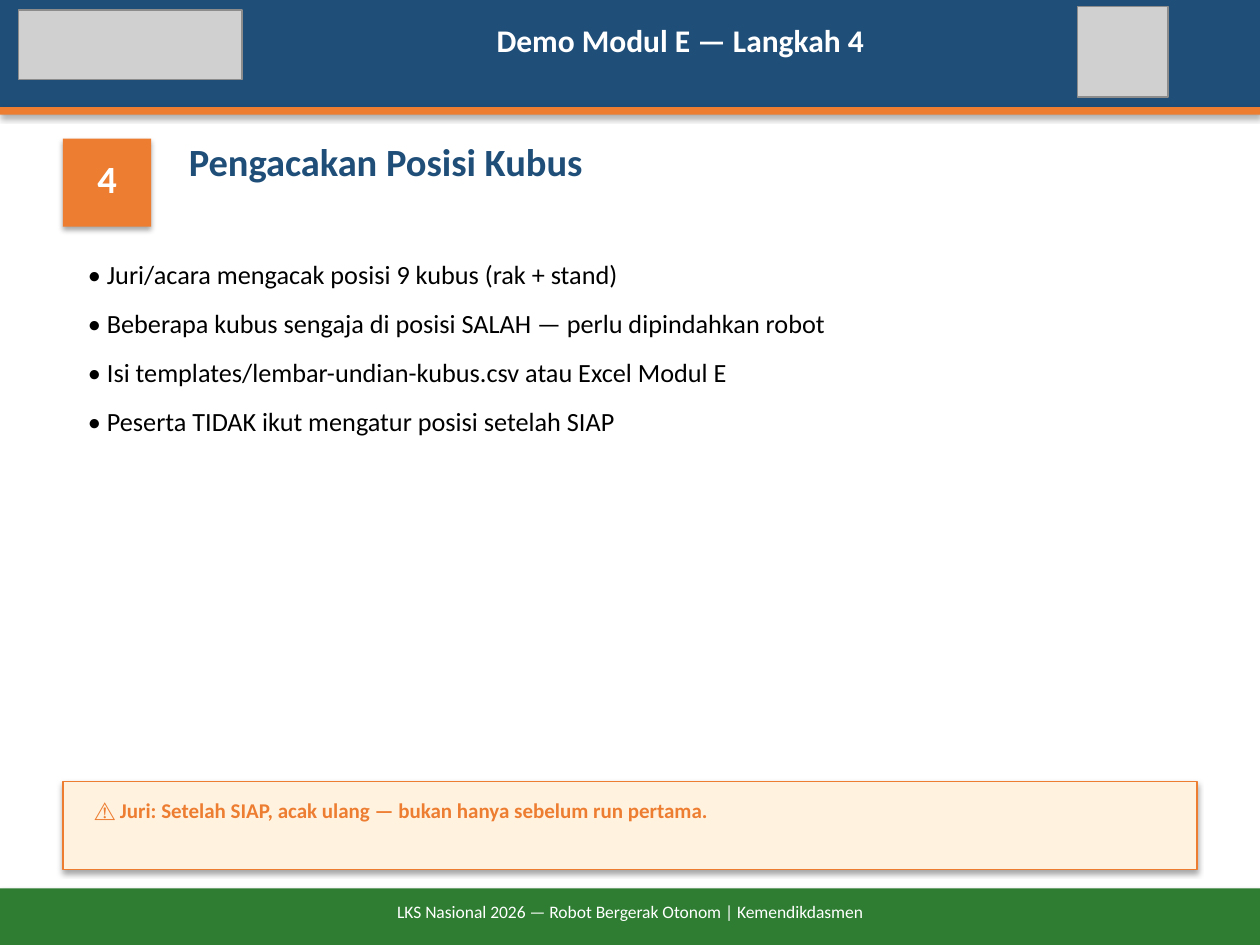
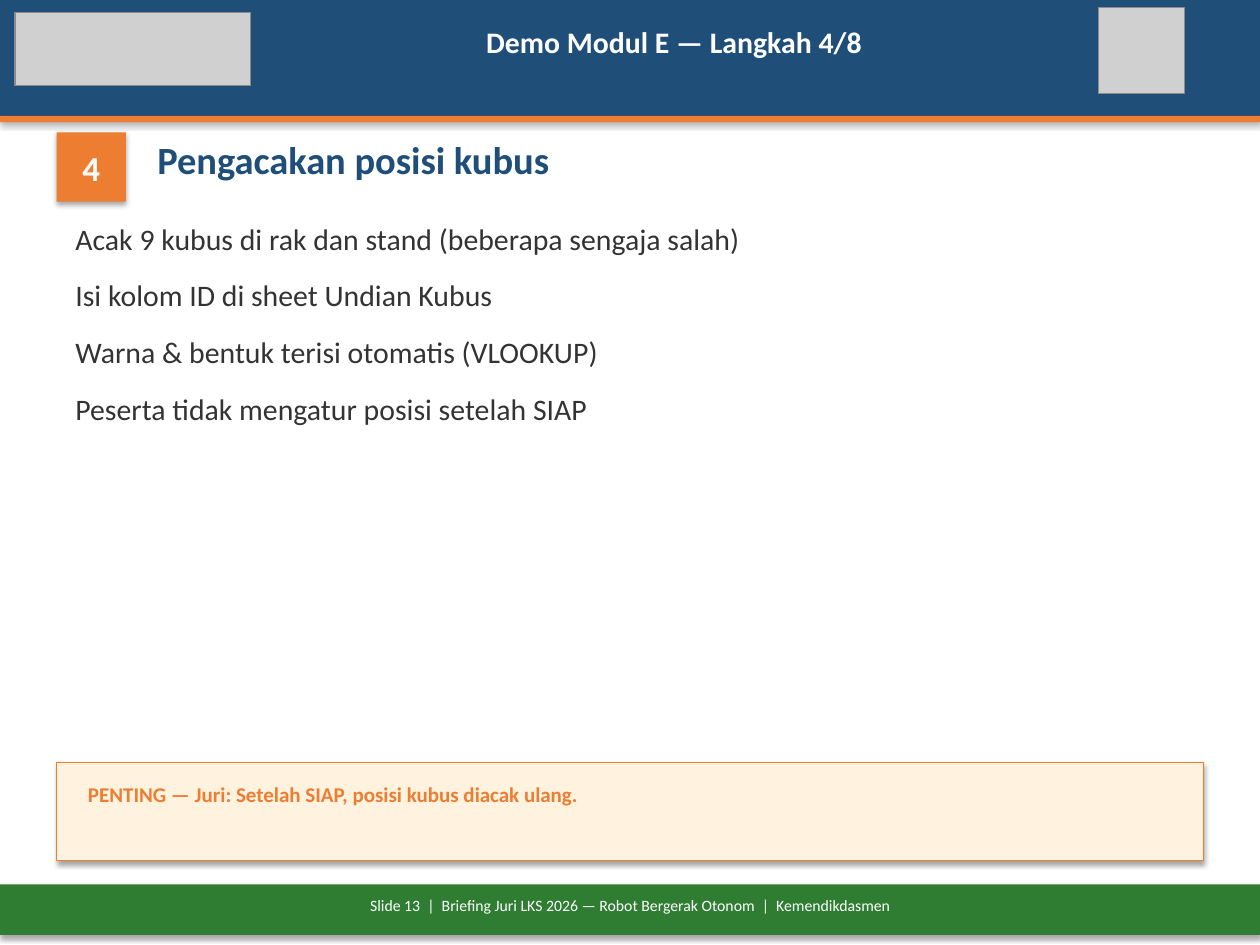
Before and after one commit to antonprafanto/LKS2026, a slide deck: slide 13 of docs/Briefing-Juri-LKS2026-Robot-Otonom.pptx (slide 10 before the commit). Drawn at 1260x945 pixels with LibreOffice and Linux fonts; fonts in the diff are those of the drawing; grey boxes stand for pictures. Boxes give left, top, right and bottom in pixels: in the first picture for what was removed or moved away, otherwise in the second. Text is boxed around its words. In the diff, an @@ line names an element or a change of style, - is before the commit and + after.

```diff
--- a/docs/Briefing-Juri-LKS2026-Robot-Otonom.pptx
+++ b/docs/Briefing-Juri-LKS2026-Robot-Otonom.pptx
@@ rectangle resized from (x1=0, y1=0, x2=1260, y2=107) to (x1=0, y1=0, x2=1260, y2=116) @@
@@ picture resized from (x1=19, y1=10, x2=242, y2=79) to (x1=15, y1=13, x2=251, y2=86) @@
@@ picture resized from (x1=1077, y1=6, x2=1168, y2=97) to (x1=1099, y1=8, x2=1184, y2=93) @@
@@ text at (x1=486, y1=32, x2=862, y2=58): text changed; size 18 to 17 pt @@
-Demo Modul E — Langkah 4
+Demo Modul E — Langkah 4/8
@@ rectangle moved from (x1=0, y1=107, x2=1260, y2=115) to (x1=0, y1=116, x2=1260, y2=122) @@
@@ text "4" moved from (x1=97, y1=168, x2=116, y2=193) to (x1=82, y1=158, x2=100, y2=181) @@
@@ text "4" at (x1=82, y1=158, x2=100, y2=181): size 22 to 20 pt @@
@@ rectangle resized from (x1=63, y1=139, x2=151, y2=227) to (x1=57, y1=132, x2=126, y2=202) @@
@@ text at (x1=157, y1=147, x2=549, y2=181): text changed @@
-Pengacakan Posisi Kubus
+Pengacakan posisi kubus
@@ text at (x1=75, y1=228, x2=739, y2=425): text changed; size 15 to 17 pt; text colour #000000 to #333333 @@
-• Juri/acara mengacak posisi 9 kubus (rak + stand)
-• Beberapa kubus sengaja di posisi SALAH — perlu dipindahkan robot
-• Isi templates/lembar-undian-kubus.csv atau Excel Modul E
-• Peserta TIDAK ikut mengatur posisi setelah SIAP
+Acak 9 kubus di rak dan stand (beberapa sengaja salah)
+Isi kolom ID di sheet Undian Kubus
+Warna & bentuk terisi otomatis (VLOOKUP)
+Peserta tidak mengatur posisi setelah SIAP
@@ rectangle resized from (x1=63, y1=781, x2=1197, y2=869) to (x1=57, y1=762, x2=1203, y2=861) @@
@@ text at (x1=88, y1=787, x2=578, y2=806): text changed @@
-⚠ Juri: Setelah SIAP, acak ulang — bukan hanya sebelum run pertama.
+PENTING — Juri: Setelah SIAP, posisi kubus diacak ulang.
@@ rectangle resized from (x1=0, y1=888, x2=1260, y2=945) to (x1=0, y1=885, x2=1260, y2=935) @@
@@ text at (x1=370, y1=900, x2=890, y2=914): text changed; size 10 to 9 pt @@
-LKS Nasional 2026 — Robot Bergerak Otonom | Kemendikdasmen
+Slide 13 | Briefing Juri LKS 2026 — Robot Bergerak Otonom | Kemendikdasmen
```
Also in this commit, not shown: 16 other slides changed, 6 slides added, 3 slides removed, 2 other files.
